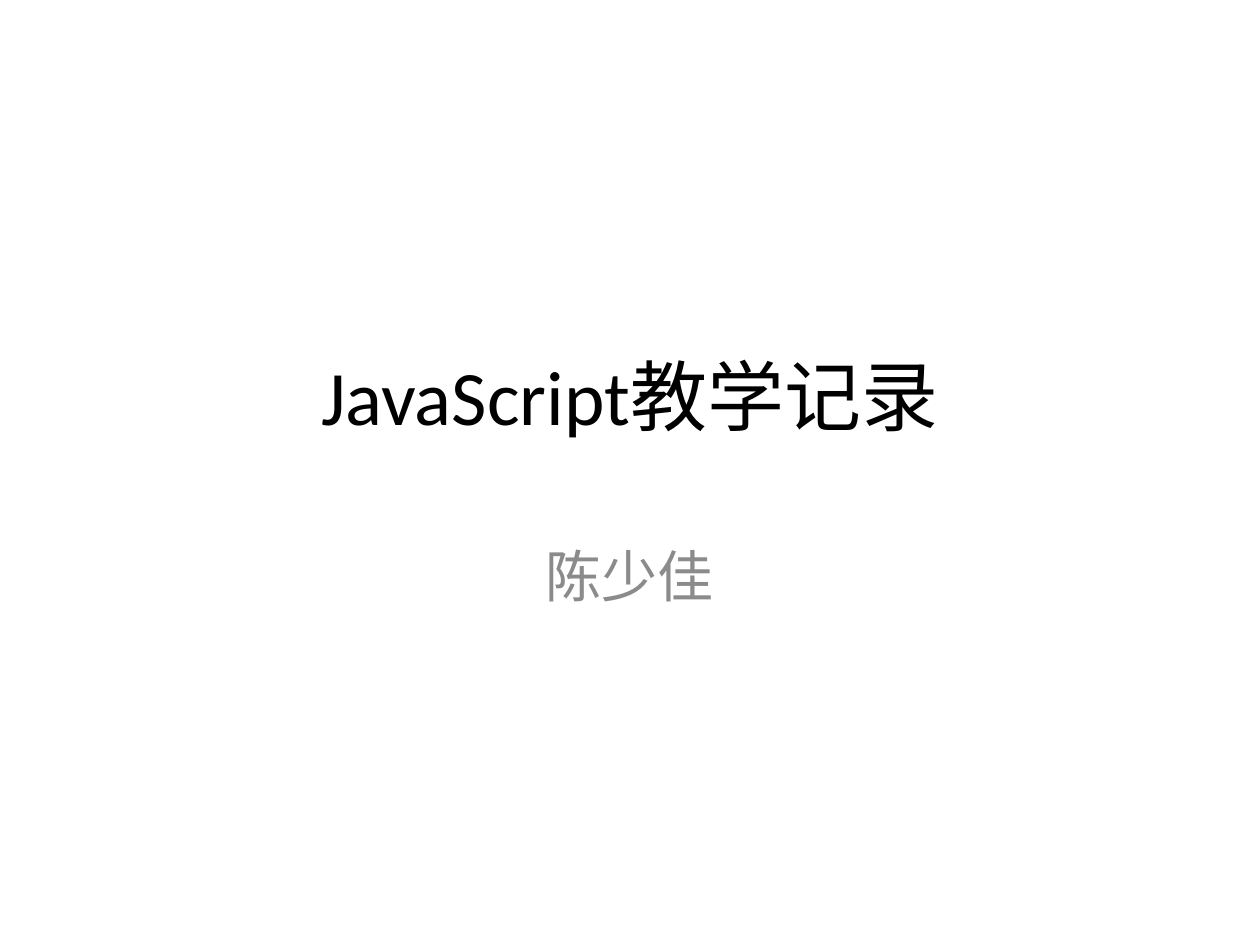
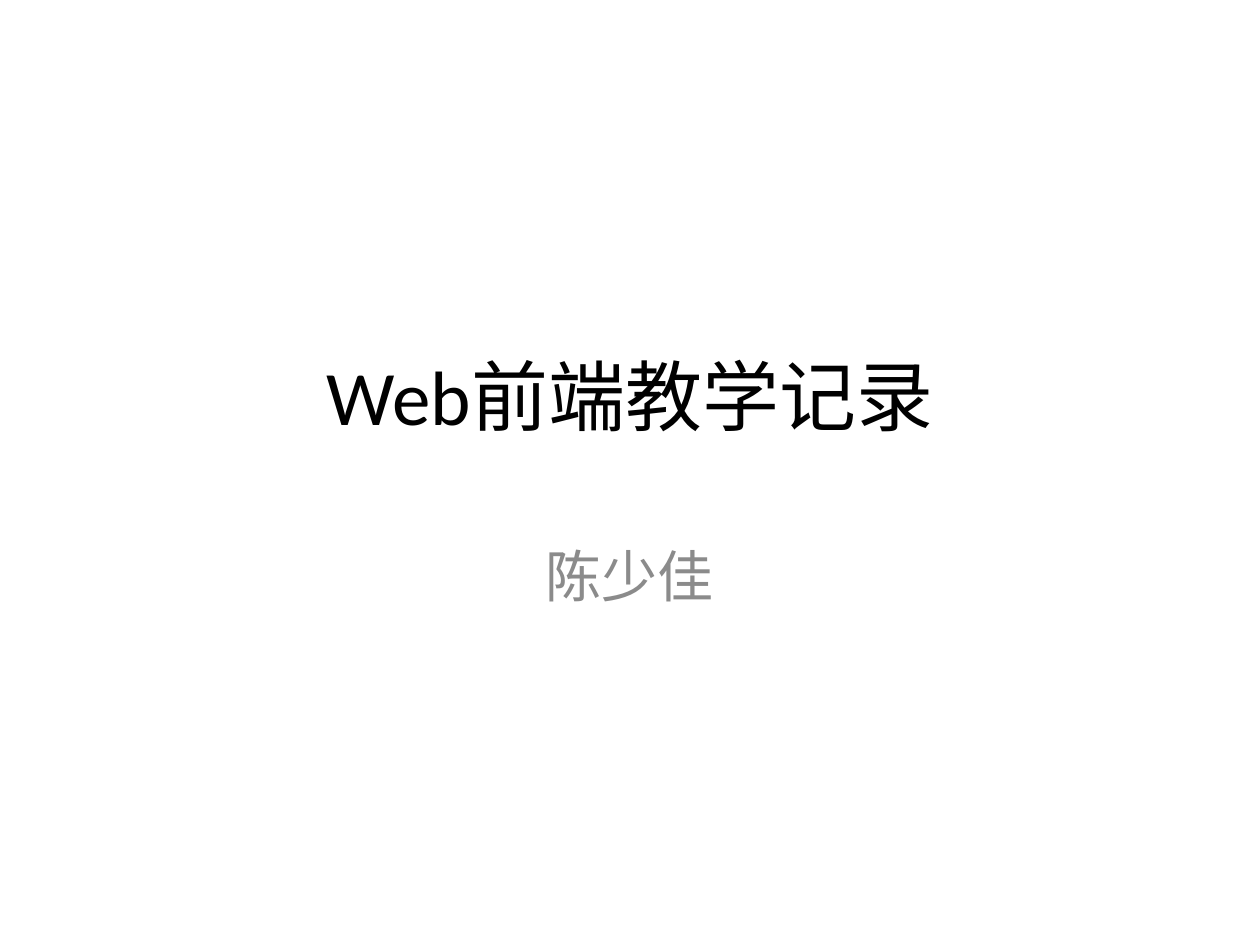
Before and after one commit to plter/HTML5Course20160612, a slide deck: slide 1 of Web前端教学记录.pptx. Drawn at 1260x945 pixels with LibreOffice and Linux fonts; fonts in the diff are those of the drawing. Boxes give left, top, right and bottom in pixels: in the first picture for what was removed or moved away, otherwise in the second. Text is boxed around its words. In the diff, an @@ line names an element or a change of style, - is before the commit and + after.

```diff
--- a/Web前端教学记录.pptx
+++ b/Web前端教学记录.pptx
@@ title at (326, 361, 933, 432): text changed @@
-JavaScript教学记录
+Web前端教学记录
```
Also in this commit, not shown: 1 slide added, 3 other files.
